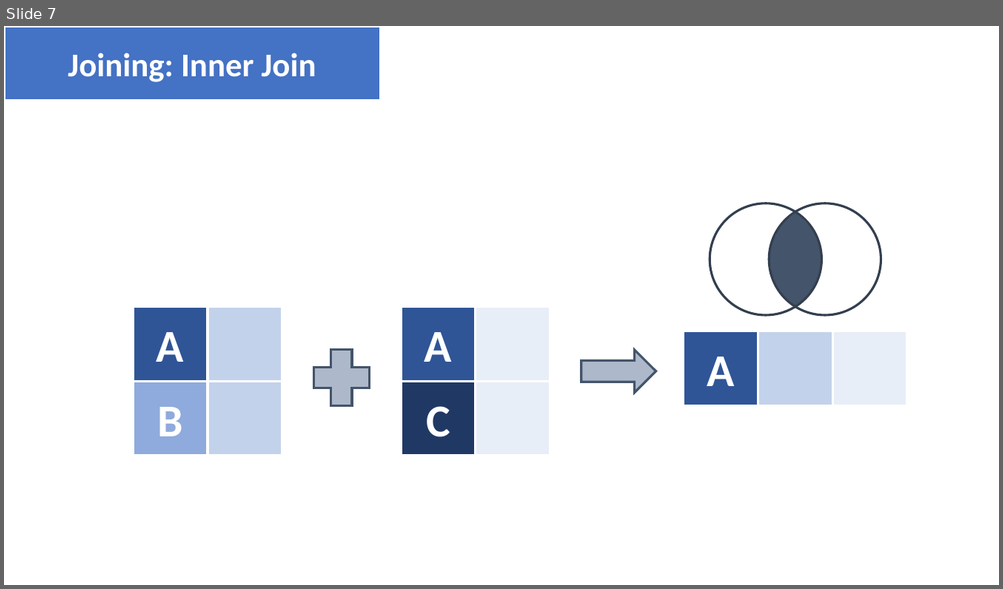
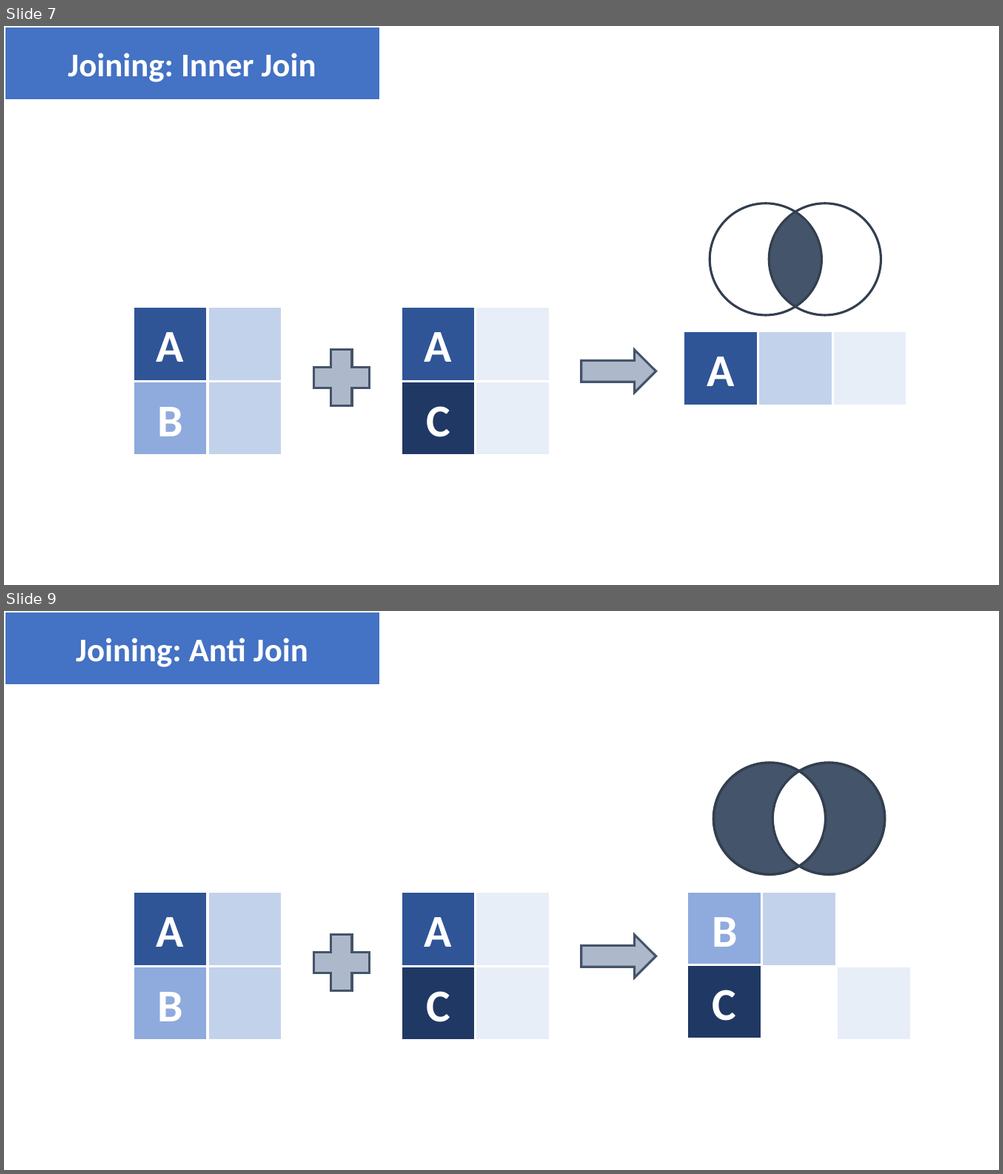
Before and after one commit to NCEAS/scicomp-workshop-template, a slide deck: images/tidyverse-visuals-dev.pptx. Shown one above the other, each under a label of ours: slide 7 before the commit, slides 7 and 9 after it; the slides between them are not shown. The pictures are 1003x589 and 1003x1174 pixels, drawn with LibreOffice and Linux fonts; fonts in the diff are those of the drawing. Boxes give left, top, right and bottom in pixels: in the first picture for what was removed or moved away, otherwise in the second. Text is boxed around its words. In the diff, an @@ line names an element or a change of style, - is before the commit and + after.

Commit message:
Added letters to many cells to make columns clearer and added symbols to some visuals to make the rows clearer. Also created an `anti_join` visual

```diff
--- a/images/tidyverse-visuals-dev.pptx
+++ b/images/tidyverse-visuals-dev.pptx
@@ slide 9 added at (x1=4, y1=611, x2=999, y2=1170), background #FFFFFF @@
@@ rectangle added at (x1=4, y1=611, x2=381, y2=686), fill #4472C4, outline #FFFFFF 2.25 pt, 32 pt, text #FFFFFF, bold @@
+Joining: Anti Join
@@ group added at (x1=714, y1=763, x2=885, y2=874): 19 ellipses, 2 teardrops @@
@@ rectangle added at (x1=133, y1=891, x2=208, y2=966), fill #2F5597, outline #FFFFFF 2.25 pt, 44 pt, text #FFFFFF, bold @@
+A
@@ rectangle added at (x1=208, y1=891, x2=282, y2=966), fill #B4C7E7 at 80% opacity, outline #FFFFFF 2.25 pt @@
@@ rectangle added at (x1=401, y1=891, x2=475, y2=966), fill #2F5597, outline #FFFFFF 2.25 pt, 44 pt, text #FFFFFF, bold @@
+A
@@ rectangle added at (x1=475, y1=891, x2=550, y2=966), fill #DAE3F3 at 60% opacity, outline #FFFFFF 2.25 pt @@
@@ rectangle added at (x1=688, y1=891, x2=762, y2=966), fill #8FAADC, outline #FFFFFF 2.25 pt, 44 pt, text #FFFFFF, bold @@
+B
@@ rectangle added at (x1=762, y1=891, x2=836, y2=966), fill #B4C7E7 at 80% opacity, outline #FFFFFF 2.25 pt @@
@@ plus added at (x1=313, y1=935, x2=370, y2=991), fill #ADB9CA, outline #44546A 2.25 pt @@
@@ right arrow added at (x1=581, y1=935, x2=656, y2=977), fill #ADB9CA, outline #44546A 2.25 pt @@
@@ rectangle added at (x1=688, y1=965, x2=762, y2=1039), fill #203864, outline #FFFFFF 2.25 pt, 44 pt, text #FFFFFF, bold @@
+C
@@ rectangle added at (x1=133, y1=966, x2=208, y2=1041), fill #8FAADC, outline #FFFFFF 2.25 pt, 44 pt, text #FFFFFF, bold @@
+B
@@ rectangle added at (x1=208, y1=966, x2=282, y2=1041), fill #B4C7E7 at 80% opacity, outline #FFFFFF 2.25 pt @@
@@ rectangle added at (x1=401, y1=966, x2=475, y2=1041), fill #203864, outline #FFFFFF 2.25 pt, 44 pt, text #FFFFFF, bold @@
+C
@@ rectangle added at (x1=475, y1=966, x2=550, y2=1041), fill #DAE3F3 at 60% opacity, outline #FFFFFF 2.25 pt @@
@@ rectangle added at (x1=836, y1=966, x2=911, y2=1041), fill #DAE3F3 at 60% opacity, outline #FFFFFF 2.25 pt @@
```
Also in this commit, not shown: 7 slides changed.
